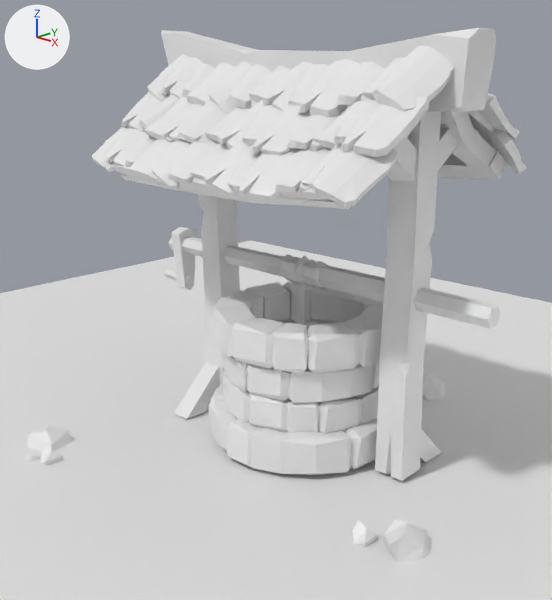
One commit to the Blender file Blender/LowPolyWellTutorial.blend: the scene before it, then after it.
The view is the same before and after, from a 50 mm lens placed at (5.02, -4.69, 3.62), pointed at (0.09, 0.44, 1.52). Lighting does not change. The marker at upper left points along +X, +Y and +Z. The picture after the commit comes second.
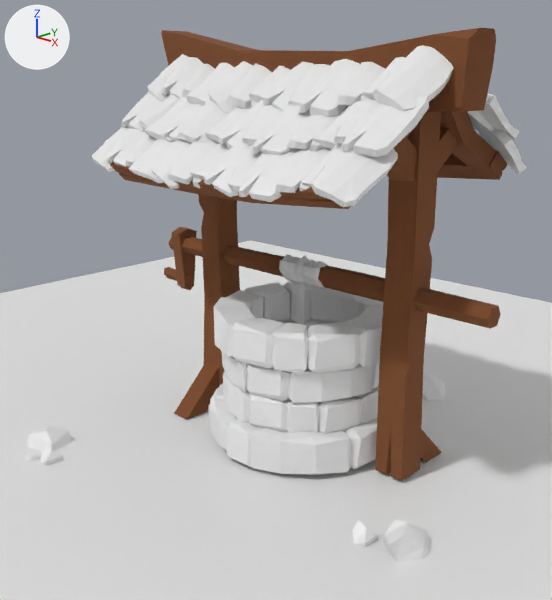
Diff of the bpy script that builds the scene:
```diff
--- a/Blender/LowPolyWellTutorial.blend.py
+++ b/Blender/LowPolyWellTutorial.blend.py
@@ mat_woodone @@
+mat_woodone = principled_material('WoodOne')
+mat_woodone.base_color = (0.197, 0.066, 0.0204)  # brown #7b4927
+mat_woodone.roughness = 1.0
@@ me_cube @@
 me_cube.from_pydata(...)  # 39 vertices, 32 faces; spans x -1.0..1.0, y -1.0..1.0, z -1.0..21.0
+me_cube.materials.append(mat_woodone)  # brown #7b4927
@@ me_cube_001 @@
 me_cube_001.from_pydata(...)  # 39 vertices, 32 faces; spans x -1.2..1.1, y -1.1..1.1, z -1.0..21.1
+me_cube_001.materials.append(mat_woodone)  # brown #7b4927
@@ me_cube_002 @@
 me_cube_002.from_pydata(...)  # 39 vertices, 32 faces; spans x -1.2..1.2, y -1.2..1.2, z -1.0..21.0
+me_cube_002.materials.append(mat_woodone)  # brown #7b4927
@@ me_cube_003 @@
 me_cube_003.from_pydata(...)  # 12 vertices, 10 faces; spans x -1.06..1.0, y -6.91..1.0, z -6.21..1.0
+me_cube_003.materials.append(mat_woodone)  # brown #7b4927
@@ me_cube_004 @@
 me_cube_004.from_pydata(...)  # 8 vertices, 6 faces; spans x -1.0..1.0, y -3.97..0.35, z -2.04..2.2
+me_cube_004.materials.append(mat_woodone)  # brown #7b4927
@@ me_cube_005 @@
 me_cube_005.from_pydata(...)  # 52 vertices, 38 faces; spans x -1.75..1.65, y -0.2..0.21, z -0.3..0.49
+me_cube_005.materials.append(mat_woodone)  # brown #7b4927
@@ me_cylinder @@
 me_cylinder.from_pydata(...)  # 24 vertices, 20 faces; spans x -0.96..1.03, y -1.11..1.11, z -1.0..0.97
+me_cylinder.materials.append(mat_woodone)  # brown #7b4927
@@ me_cube_028 @@
 me_cube_028.from_pydata(...)  # 30 vertices, 24 faces; spans x -4.96..1.33, y -1.47..1.47, z -3.84..1.28
+me_cube_028.materials.append(mat_woodone)  # brown #7b4927
@@ me_cube_031 @@
 me_cube_031.from_pydata(...)  # 8 vertices, 6 faces; spans x -1.0..1.0, y -4.21..0.35, z -2.04..2.42
+me_cube_031.materials.append(mat_woodone)  # brown #7b4927
@@ me_cube_033 @@
 me_cube_033.from_pydata(...)  # 8 vertices, 6 faces; spans x -1.0..1.0, y -4.21..0.35, z -2.04..2.42
+me_cube_033.materials.append(mat_woodone)  # brown #7b4927
```

Boxes [x1, y1, x2, y2] around the edits, measured in the pictures (552 x 600 px):
'Cube', recoloured (white to brown): [375, 112, 441, 481] in both
'Cube.008', recoloured (white to brown): [161, 28, 496, 112] in both
'Cylinder', recoloured (white to brown): [169, 237, 501, 329] in both
'Cube.004', recoloured (white to brown): [198, 194, 240, 387] in both
'Cube.005', recoloured: [110, 151, 507, 209] in both
'Cube.006', recoloured (white to brown): [393, 111, 496, 167] in both
'Cube.061', recoloured (white to brown): [174, 361, 219, 419] in both
'Cube.007', recoloured (white to brown): [387, 129, 457, 181] in both
'Cube.059', recoloured (white to brown): [164, 227, 197, 290] in both
'Cube.060', recoloured (white to brown): [420, 429, 442, 462] in both
